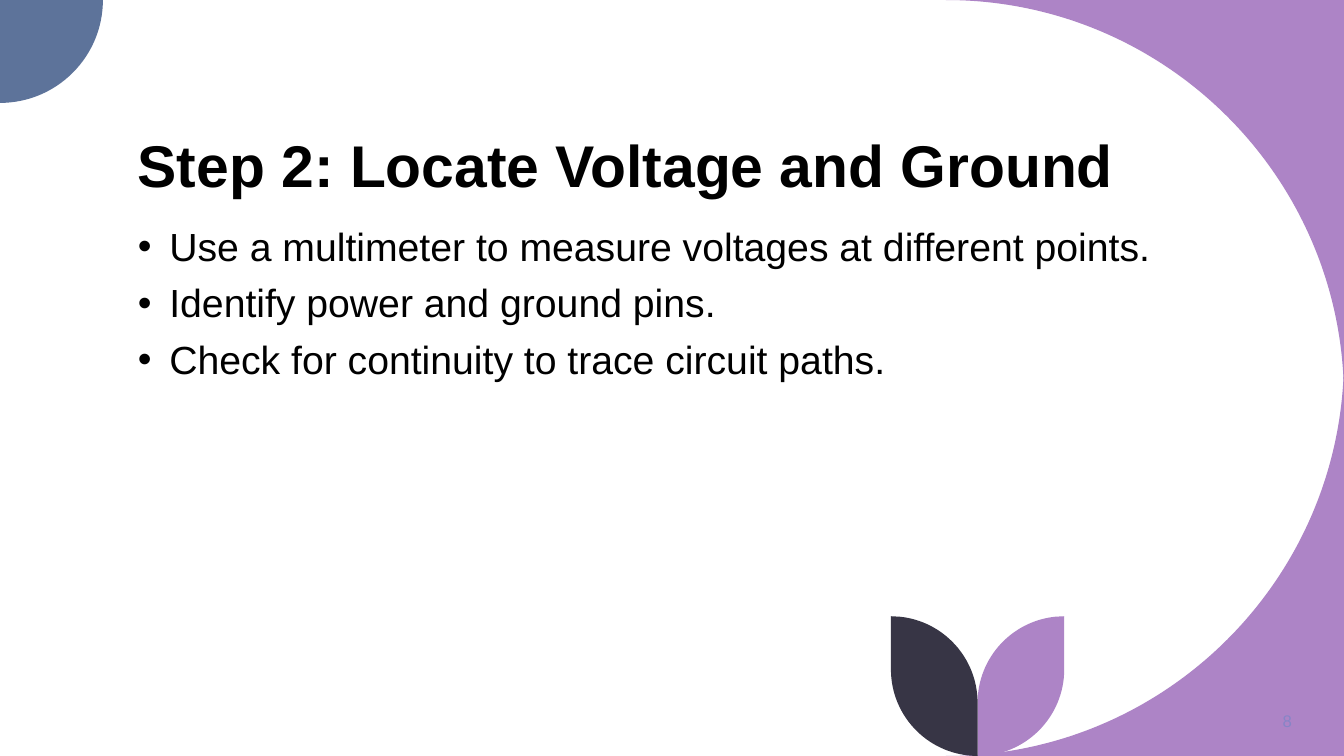
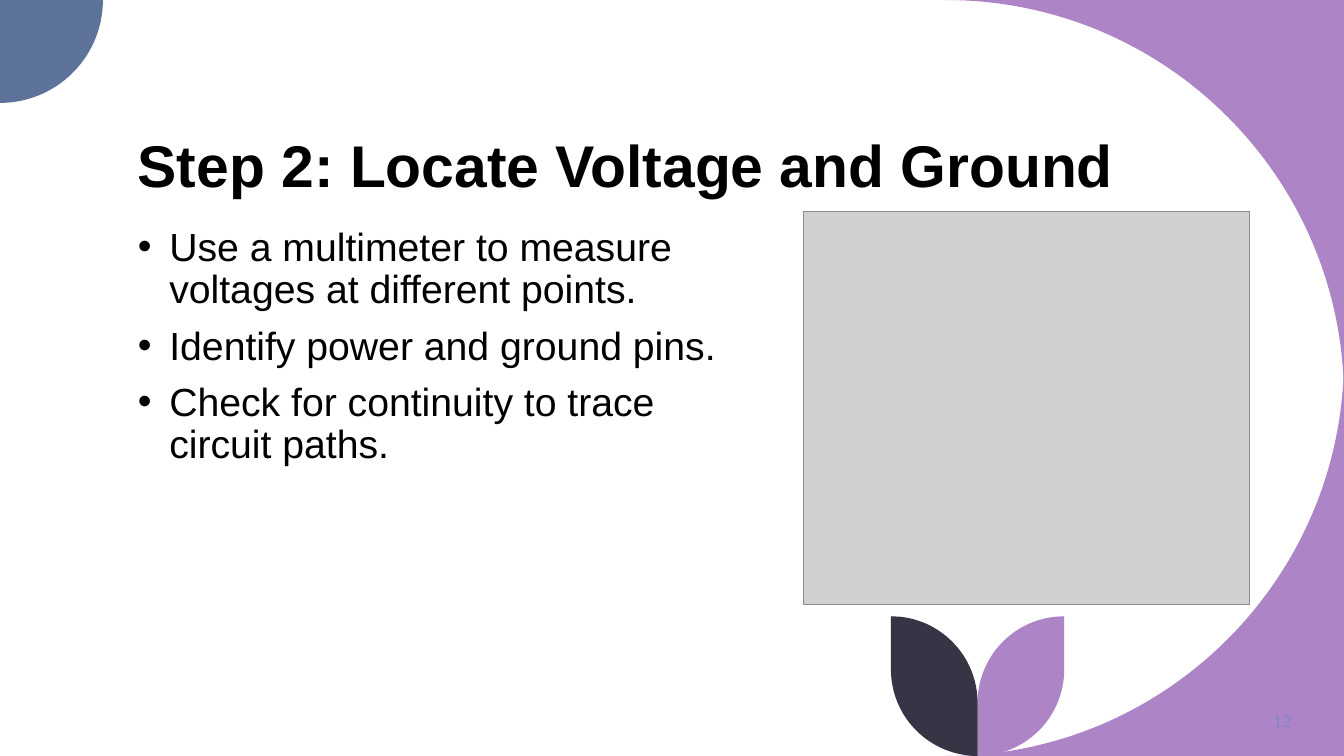
Before and after one commit to syd-kiwi/re-arduino-uno, a slide deck: slide 12 of Presentation/RE for the Rest of Us.pptx (slide 8 before the commit). Drawn at 1344x756 pixels with LibreOffice and Linux fonts; fonts in the diff are those of the drawing; grey boxes stand for pictures. Boxes give left, top, right and bottom in pixels: in the first picture for what was removed or moved away, otherwise in the second. Text is boxed around its words. In the diff, an @@ line names an element or a change of style, - is before the commit and + after.

```diff
--- a/Presentation/RE for the Rest of Us.pptx
+++ b/Presentation/RE for the Rest of Us.pptx
@@ text "Use a multimeter to measure ..." rewrapped from <box>169,232,1150,382</box> to <box>169,232,716,466</box> @@
@@ picture added at <box>804,212,1250,605</box> @@
```
Also in this commit, not shown: 15 other slides changed, 1 slide added, 1 slide removed.
